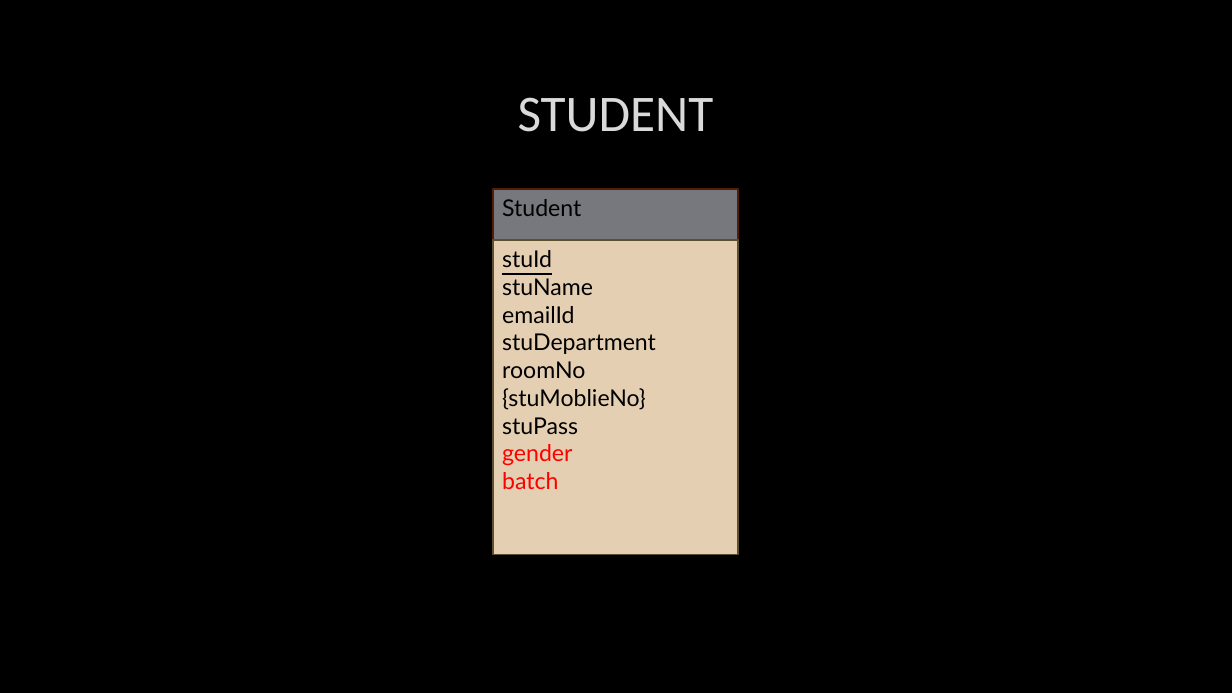
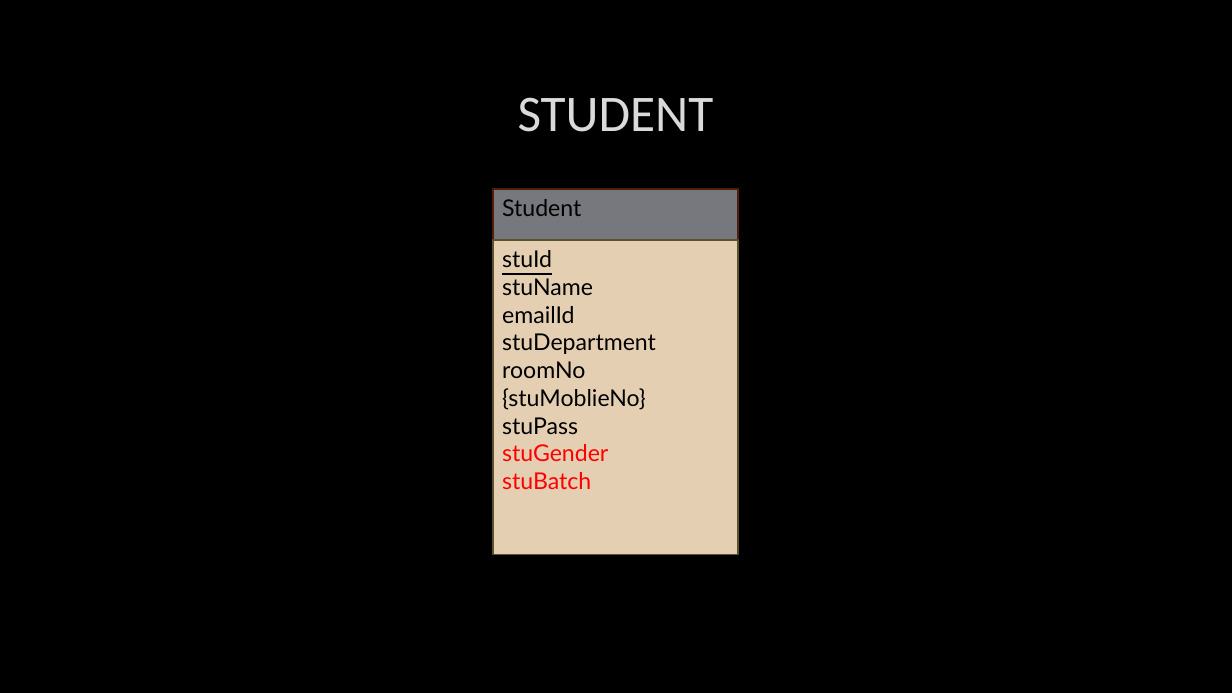
Before and after one commit to Jassi-Gill/theComplaintEngine, a slide deck: slide 4 of ER.pptx. Drawn at 1232x693 pixels with LibreOffice and Linux fonts; fonts in the diff are those of the drawing; background and template pictures are left out. Boxes give left, top, right and bottom in pixels: in the first picture for what was removed or moved away, otherwise in the second. Text is boxed around its words. In the diff, an @@ line names an element or a change of style, - is before the commit and + after.

```diff
--- a/ER.pptx
+++ b/ER.pptx
@@ text in rectangle at <box>502,444,608,489</box>: text changed @@
-gender
-batch
+stuGender
+stuBatch
```
Also in this commit, not shown: 4 other files.
